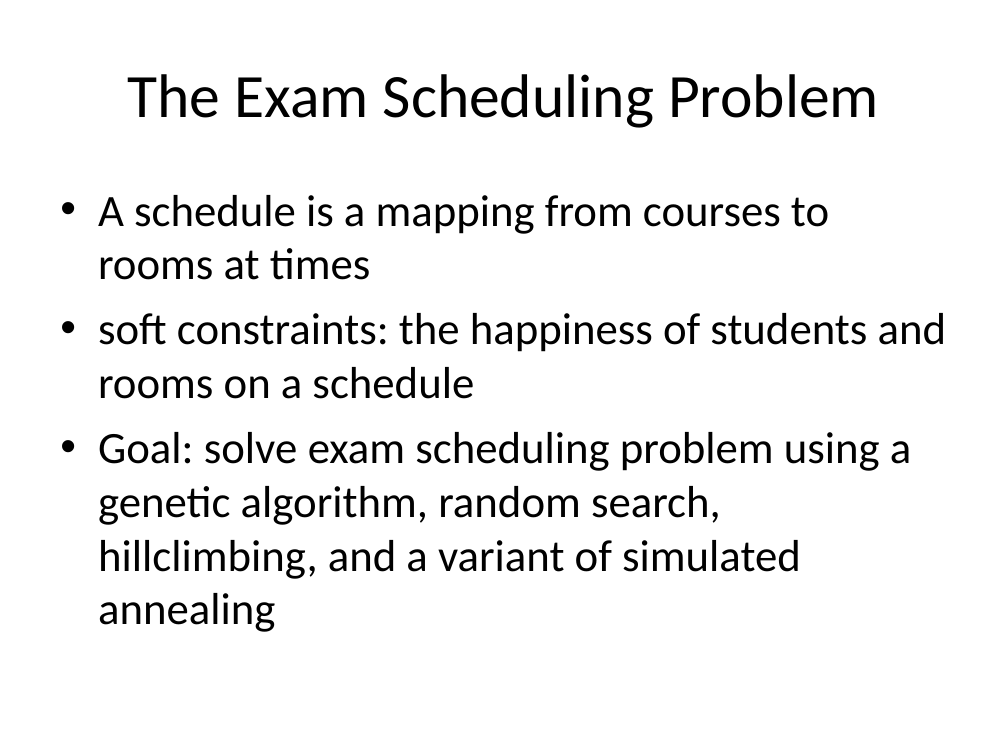
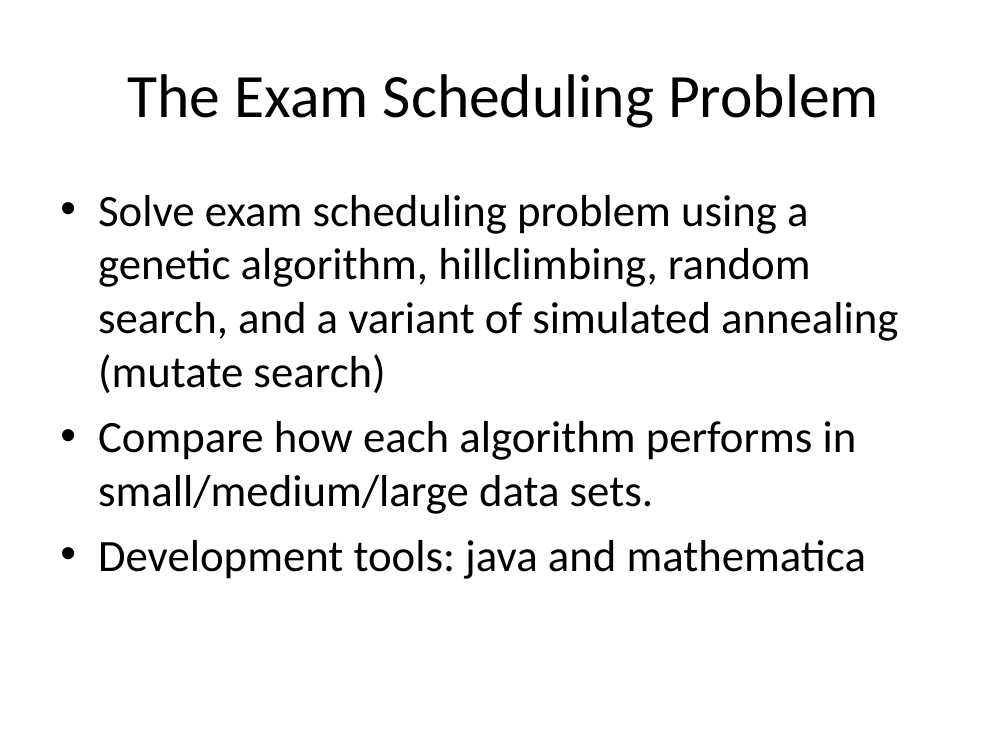
Before and after one commit to putrakoreng/csc384-genetic-algorithms-project, a slide deck: slide 1 of GA_TestBench/Data Files/presentation.ppt. Drawn at 1008x756 pixels with LibreOffice and Linux fonts; fonts in the diff are those of the drawing. Boxes give left, top, right and bottom in pixels: in the first picture for what was removed or moved away, otherwise in the second. Text is boxed around its words. In the diff, an @@ line names an element or a change of style, - is before the commit and + after.

```diff
--- a/GA_TestBench/Data Files/presentation.ppt
+++ b/GA_TestBench/Data Files/presentation.ppt
@@ text at (x1=98, y1=195, x2=898, y2=579): text changed @@
-• A schedule is a mapping from courses to rooms at times
-• soft constraints: the happiness of students and rooms on a schedule
-• Goal: solve exam scheduling problem using a genetic algorithm, random search, hillclimbing, and a variant of simulated annealing
+• Solve exam scheduling problem using a genetic algorithm, hillclimbing, random search, and a variant of simulated annealing (mutate search)
+• Compare how each algorithm performs in small/medium/large data sets.
+• Development tools: java and mathematica
```
Also in this commit, not shown: 1 other slide changed, 3 slides added, 3 slides removed.
